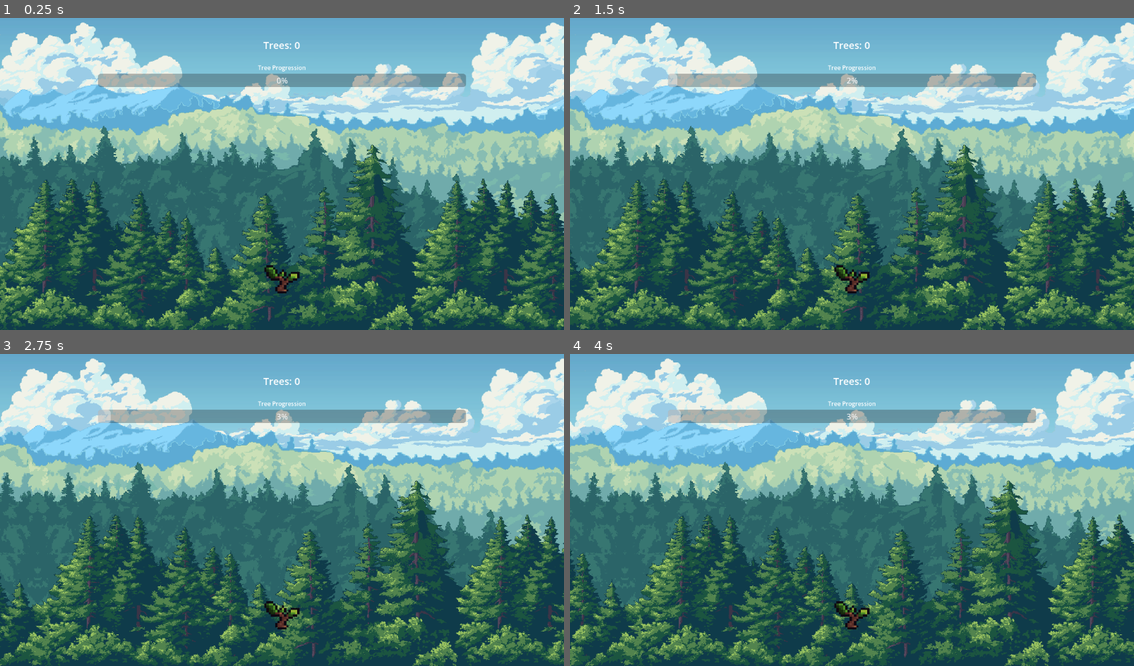
Above: before the commit, frames 1-4 (two rows, left to right).
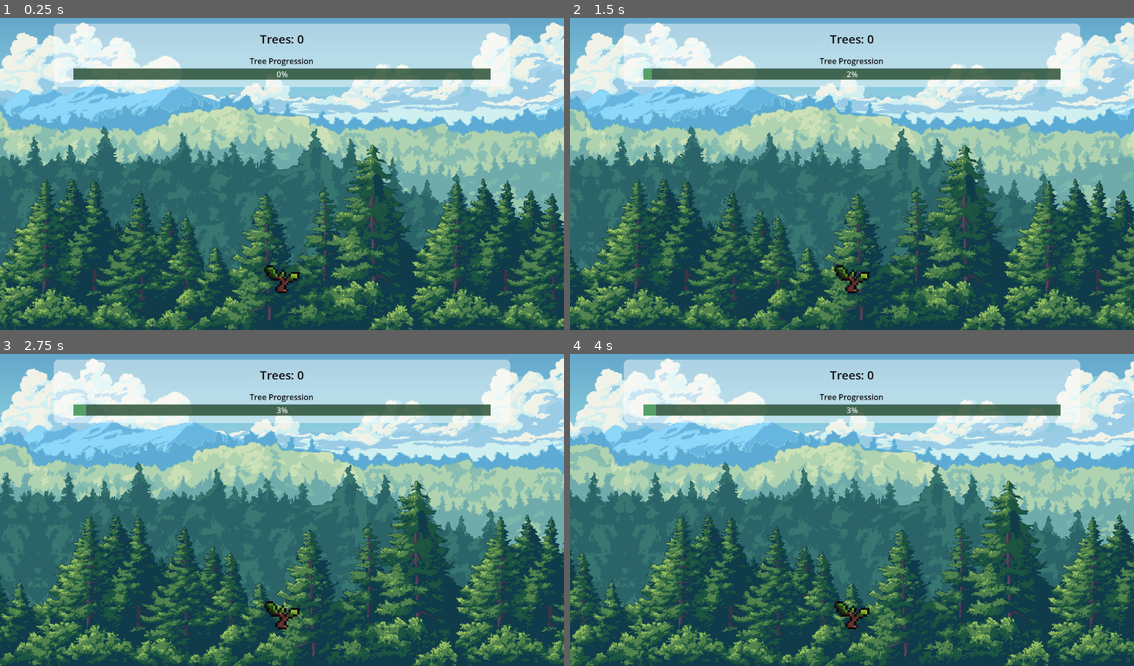
Above: after the commit, the same moments.

Repository: CallumB04/tree-clicker
Game: Godot game, scene res://Scenes/Game.tscn
Two runs of this game, one before a commit and one after it. Both use one fixed random seed, a clock stepped at 60 frames per second and the inputs below.
Inputs (mouse positions are in pixels of both pictures, inside the frame that each line leads up to):
- Up to frame 1 (0.25 s): no input
- Up to frame 2 (1.5 s): click (852, 280) at 0.5 s; click (852, 280) at 1.25 s
- Up to frame 3 (2.75 s): click (282, 616) at 2 s
- Up to frame 4 (4 s): no input

The runs differ from the first frame. In frame 1, 14% of the frame differs, in the area x 9-91%, y 1-23%; in frame 2, 14%; in frame 3, 14%; in frame 4, 14%.

Commit message:
feat: improve UI visibility

Diff:
--- a/Scenes/Game.tscn
+++ b/Scenes/Game.tscn
@@ -1,6 +1,6 @@
-[gd_scene load_steps=9 format=3 uid="uid://blsq4lu1so4ur"]
+[gd_scene load_steps=12 format=3 uid="uid://blsq4lu1so4ur"]
 
-[ext_resource type="Script" uid="uid://bb0j4rmdxjo1a" path="res://Scripts/game.gd" id="1_3dryh"]
+[ext_resource type="Script" uid="uid://bb0j4rmdxjo1a" path="res://Scripts/Game.gd" id="1_3dryh"]
 [ext_resource type="Script" uid="uid://ndlvwsv4niwi" path="res://Scripts/parallax_background.gd" id="2_wowpa"]
 [ext_resource type="Texture2D" uid="uid://bnlxp5f1nynd3" path="res://Assets/ParalaxBackground/forest_sky.png" id="3_i6g32"]
 [ext_resource type="Texture2D" uid="uid://be18710yubuo5" path="res://Assets/Trees/Oak1.png" id="4_1l0tm"]
@@ -8,6 +8,21 @@
 [ext_resource type="Texture2D" uid="uid://bqbwom0oa04df" path="res://Assets/ParalaxBackground/forest_back.png" id="5_i6g32"]
 [ext_resource type="Texture2D" uid="uid://obopyt80phyl" path="res://Assets/ParalaxBackground/forest_mid.png" id="6_1l0tm"]
 [ext_resource type="Texture2D" uid="uid://dmnyuqddk4xrk" path="res://Assets/ParalaxBackground/forest_front.png" id="7_v158k"]
+
+[sub_resource type="StyleBoxFlat" id="StyleBoxFlat_2irst"]
+bg_color = Color(1, 1, 1, 0.462745)
+corner_radius_top_left = 10
+corner_radius_top_right = 10
+corner_radius_bottom_right = 10
+corner_radius_bottom_left = 10
+expand_margin_left = 40.0
+expand_margin_right = 40.0
+
+[sub_resource type="StyleBoxFlat" id="StyleBoxFlat_bf53h"]
+bg_color = Color(0.117647, 0.270588, 0.152941, 0.784314)
+
+[sub_resource type="StyleBoxFlat" id="StyleBoxFlat_71axn"]
+bg_color = Color(0.345098, 0.686275, 0.423529, 0.784314)
 
 [node name="Game" type="Control"]
 layout_mode = 3
@@ -98,36 +113,51 @@
 pivot_offset = Vector2(8, 13)
 texture_normal = ExtResource("4_1l0tm")
 
-[node name="ScoreContainer" type="VBoxContainer" parent="."]
+[node name="Panel" type="Panel" parent="."]
 layout_mode = 1
-anchors_preset = -1
+anchors_preset = 10
 anchor_right = 1.0
-anchor_bottom = 0.154321
-offset_left = 200.0
-offset_top = 50.0
-offset_right = -200.0
+offset_left = 150.0
+offset_top = 20.0
+offset_right = -150.0
+offset_bottom = 150.0
+grow_horizontal = 2
+theme_override_styles/panel = SubResource("StyleBoxFlat_2irst")
+
+[node name="ScoreContainer" type="VBoxContainer" parent="Panel"]
+layout_mode = 1
+anchors_preset = 14
+anchor_top = 0.5
+anchor_right = 1.0
+anchor_bottom = 0.5
+offset_top = -50.0
 offset_bottom = 50.0
 grow_horizontal = 2
-theme_override_constants/separation = 24
-metadata/_edit_use_anchors_ = true
+grow_vertical = 2
+theme_override_constants/separation = 16
 
-[node name="TreeCount" type="RichTextLabel" parent="ScoreContainer"]
+[node name="TreeCount" type="RichTextLabel" parent="Panel/ScoreContainer"]
 layout_mode = 2
-theme_override_font_sizes/normal_font_size = 20
+theme_override_colors/default_color = Color(0.054902, 0.054902, 0.054902, 1)
+theme_override_font_sizes/normal_font_size = 24
 text = "Trees: 0"
 fit_content = true
 horizontal_alignment = 1
 
-[node name="ProgressContainer" type="VBoxContainer" parent="ScoreContainer"]
+[node name="ProgressContainer" type="VBoxContainer" parent="Panel/ScoreContainer"]
 layout_mode = 2
+theme_override_constants/separation = 4
 
-[node name="ProgressBarLabel" type="RichTextLabel" parent="ScoreContainer/ProgressContainer"]
+[node name="ProgressBarLabel" type="RichTextLabel" parent="Panel/ScoreContainer/ProgressContainer"]
 layout_mode = 2
-theme_override_font_sizes/normal_font_size = 12
+theme_override_colors/default_color = Color(0.054902, 0.054902, 0.054902, 1)
+theme_override_font_sizes/normal_font_size = 16
 text = "Tree Progression"
 fit_content = true
 horizontal_alignment = 1
 
-[node name="TreeProgress" type="ProgressBar" parent="ScoreContainer/ProgressContainer"]
+[node name="TreeProgress" type="ProgressBar" parent="Panel/ScoreContainer/ProgressContainer"]
 layout_mode = 2
+theme_override_styles/background = SubResource("StyleBoxFlat_bf53h")
+theme_override_styles/fill = SubResource("StyleBoxFlat_71axn")
 step = 1.0
--- a/Scripts/Game.gd
+++ b/Scripts/Game.gd
@@ -32,4 +32,4 @@
 		$TreeClicker.texture_normal = preload("res://Assets/Trees/Oak2.png");
 		$TreeClicker.pivot_offset = Vector2(8, 19);
 
-	$ScoreContainer/ProgressContainer/TreeProgress.value = current_tree_progress; ## updating tree progress bar
+	$Panel/ScoreContainer/ProgressContainer/TreeProgress.value = current_tree_progress; ## updating tree progress bar
